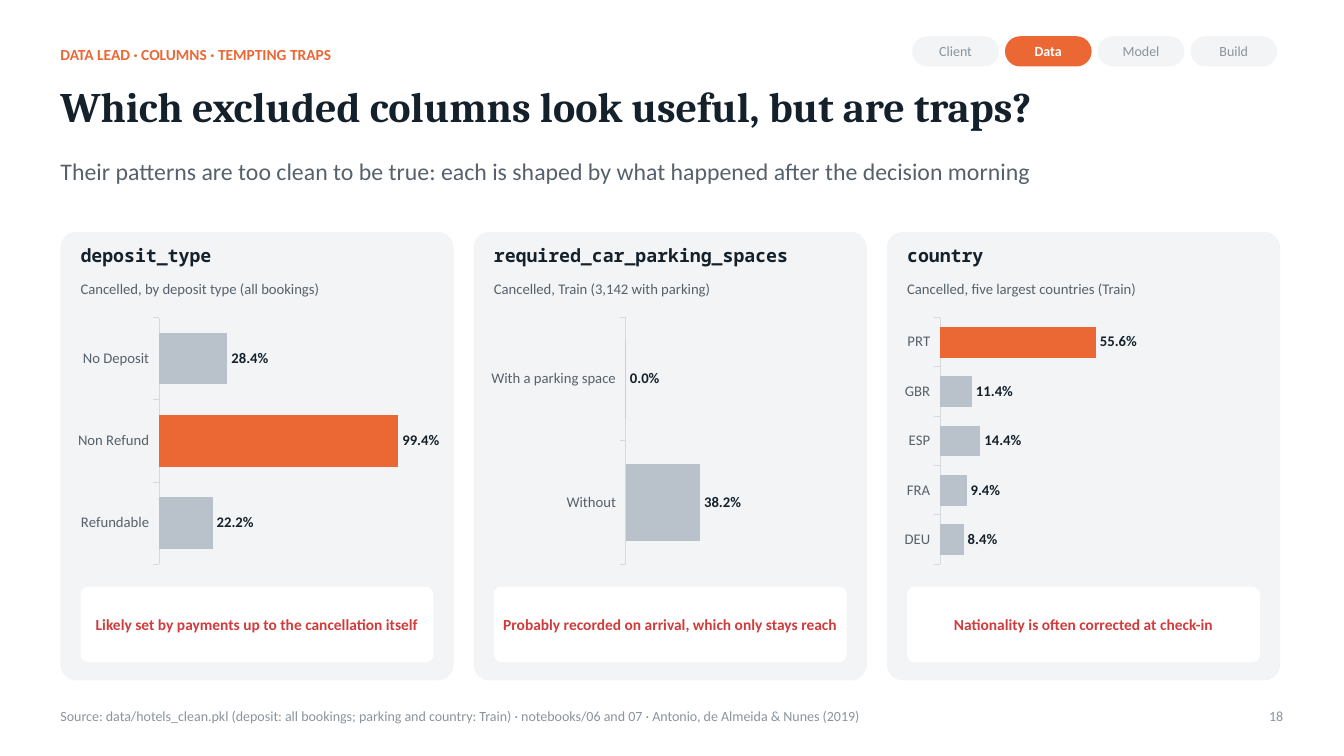
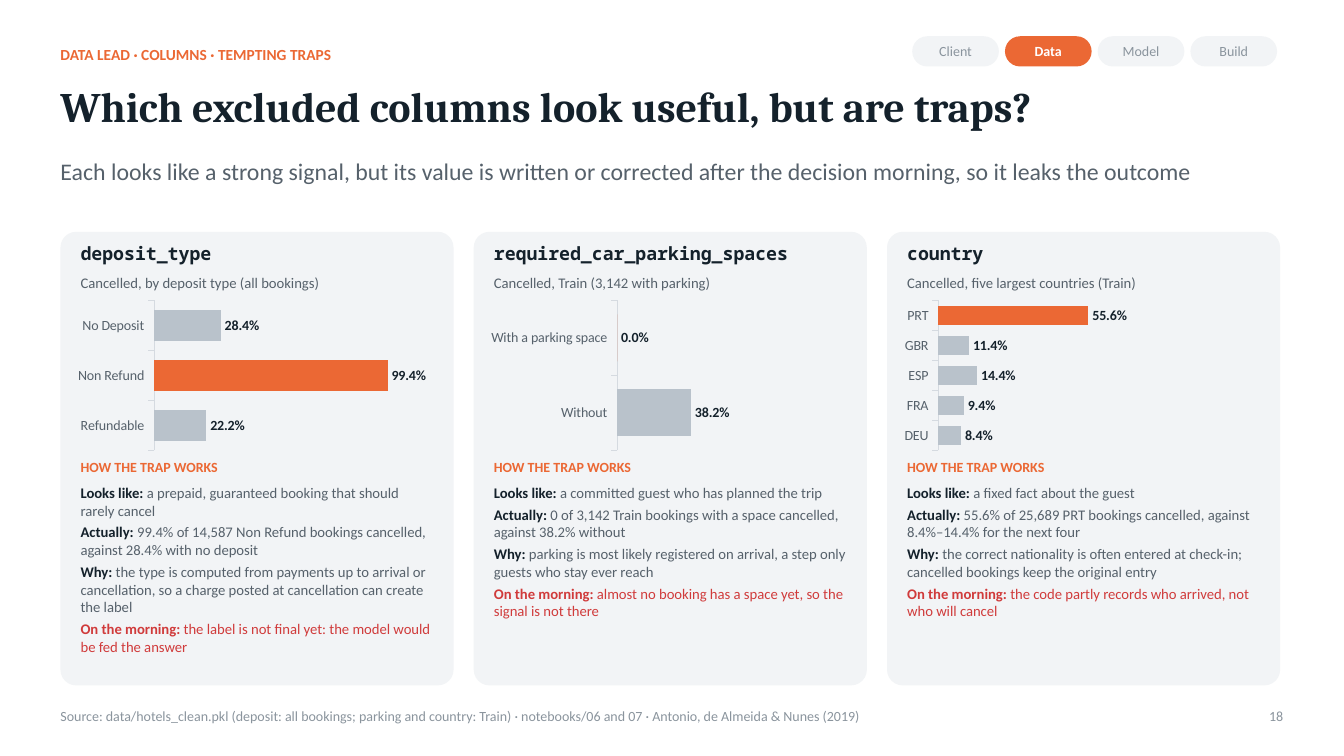
Before and after one commit to rohitpandeyai-star/IIT_GN_W06, a slide deck: slide 18 of Hotel_Overbooking_Deck_By_Lead.pptx. Drawn at 1344x756 pixels with LibreOffice and Linux fonts; fonts in the diff are those of the drawing. Boxes give left, top, right and bottom in pixels: in the first picture for what was removed or moved away, otherwise in the second. Text is boxed around its words. In the diff, an @@ line names an element or a change of style, - is before the commit and + after.

Commit message:
Explain post-outcome leakage risks
Expand the deck’s excluded-column slide with evidence, likely causes, and decision-morning implications for deposit type, parking, and nationality. Includes a PowerPoint temporary lock file.

```diff
--- a/Hotel_Overbooking_Deck_By_Lead.pptx
+++ b/Hotel_Overbooking_Deck_By_Lead.pptx
@@ text at (60, 163, 1190, 184): text changed @@
-Their patterns are too clean to be true: each is shaped by what happened after the decision morning
+Each looks like a strong signal, but its value is written or corrected after the decision morning, so it leaks the outcome
@@ rounded rectangle: place and size @@
-rounded rectangle at (60, 232, 454, 681)
+rounded rectangle at (60, 232, 454, 686)
@@ rounded rectangle: place and size @@
-rounded rectangle at (474, 232, 867, 681)
+rounded rectangle at (474, 232, 867, 686)
@@ rounded rectangle: place and size @@
-rounded rectangle at (887, 232, 1280, 681)
+rounded rectangle at (887, 232, 1280, 686)
@@ bar chart at (71, 297, 444, 454) @@
@@ data labels of Series 1 changed @@
@@ category axis changed @@
@@ value axis changed @@
@@ lettering changed @@
@@ bar chart: place and size @@
-bar chart at (71, 313, 444, 570)
+bar chart at (71, 297, 444, 454)
@@ bar chart at (484, 297, 857, 454) @@
@@ data labels of Series 1 changed @@
@@ category axis changed @@
@@ value axis changed @@
@@ lettering changed @@
@@ bar chart: place and size @@
-bar chart at (484, 313, 857, 570)
+bar chart at (484, 297, 857, 454)
@@ bar chart at (897, 297, 1270, 454) @@
@@ data labels of Series 1 changed @@
@@ category axis changed @@
@@ value axis changed @@
@@ lettering changed @@
@@ bar chart: place and size @@
-bar chart at (897, 313, 1270, 570)
+bar chart at (897, 297, 1270, 454)
@@ 3 texts: place and size @@
-3 texts at (81, 283, 1136, 297)
+3 texts at (81, 277, 1136, 291)
@@ text added at (81, 463, 218, 472), 10 pt, text #EB6834, bold @@
+HOW THE TRAP WORKS
@@ text added at (494, 463, 631, 472), 10 pt, text #EB6834, bold @@
+HOW THE TRAP WORKS
@@ text added at (907, 463, 1044, 472), 10 pt, text #EB6834, bold @@
+HOW THE TRAP WORKS
@@ text added at (81, 487, 430, 652), 10.5 pt, text #56616B @@
+Looks like: a prepaid, guaranteed booking that should rarely cancel
+Actually: 99.4% of 14,587 Non Refund bookings cancelled, against 28.4% with no deposit
+Why: the type is computed from payments up to arrival or cancellation, so a charge posted at cancellation can create the label
+On the morning: the label is not final yet: the model would be fed the answer
@@ text added at (494, 487, 845, 619), 10.5 pt, text #56616B @@
+Looks like: a committed guest who has planned the trip
+Actually: 0 of 3,142 Train bookings with a space cancelled, against 38.2% without
+Why: parking is most likely registered on arrival, a step only guests who stay ever reach
+On the morning: almost no booking has a space yet, so the signal is not there
@@ text added at (907, 487, 1250, 616), 10.5 pt, text #56616B @@
+Looks like: a fixed fact about the guest
+Actually: 55.6% of 25,689 PRT bookings cancelled, against 8.4%–14.4% for the next four
+Why: the correct nationality is often entered at check-in; cancelled bookings keep the original entry
+On the morning: the code partly records who arrived, not who will cancel
@@ rounded rectangle removed at (81, 587, 434, 662) @@
-Likely set by payments up to the cancellation itself
@@ rounded rectangle removed at (494, 587, 847, 662) @@
-Probably recorded on arrival, which only stays reach
@@ rounded rectangle removed at (907, 587, 1260, 662) @@
-Nationality is often corrected at check-in
```
Also in this commit, not shown: 2 other files.
